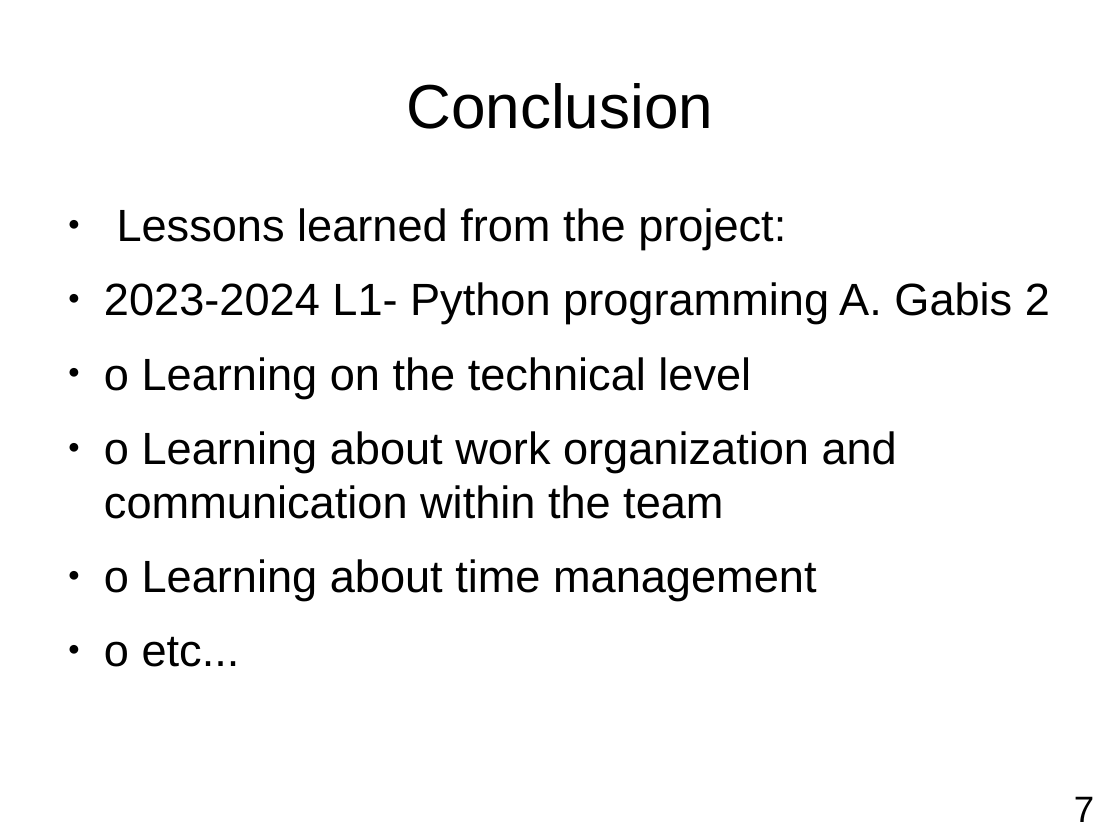
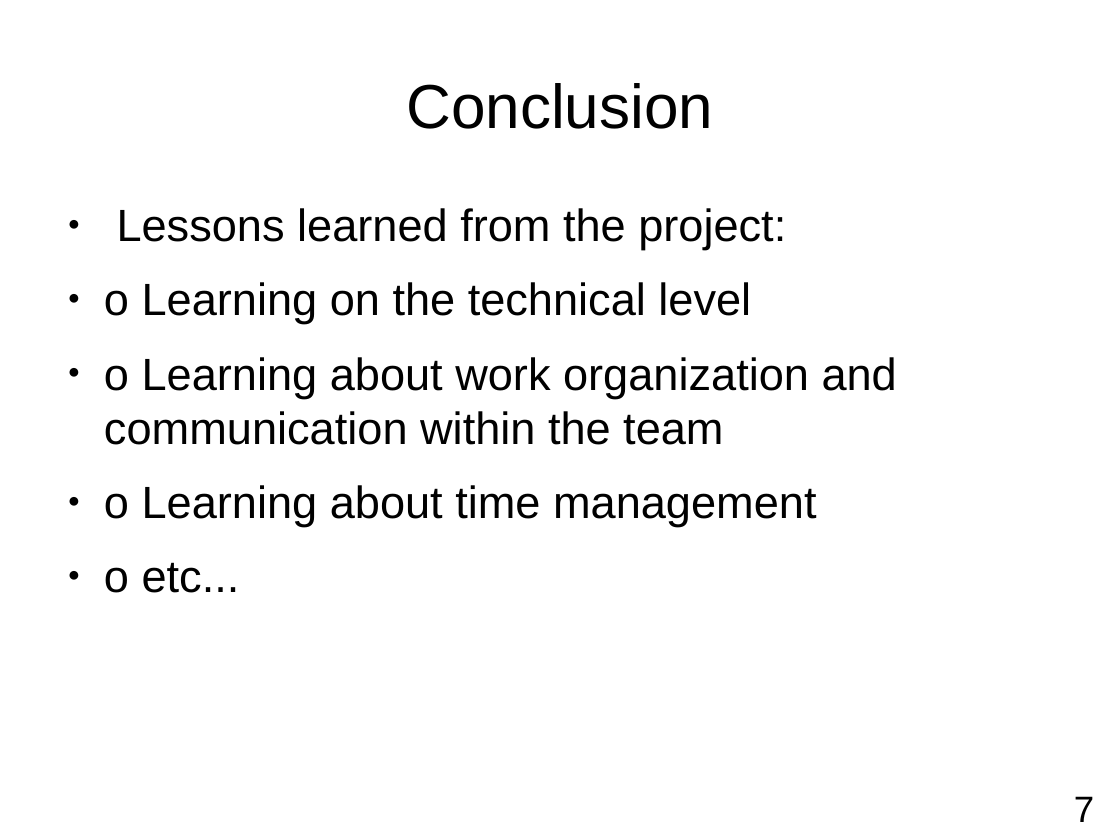
Before and after one commit to Miner205/pychatbot-DONNAT-LEMONT-int1, a slide deck: slide 7 of The report.odp. Drawn at 1120x840 pixels with LibreOffice and Linux fonts; fonts in the diff are those of the drawing. Boxes give left, top, right and bottom in pixels: in the first picture for what was removed or moved away, otherwise in the second. Text is boxed around its words. In the diff, an @@ line names an element or a change of style, - is before the commit and + after.

```diff
--- a/The report.odp
+++ b/The report.odp
@@ text at bbox=[104, 282, 1050, 324]: paragraph removed @@
-● 2023-2024 L1- Python programming A. Gabis 2
```
Also in this commit, not shown: 1 other slide changed, 4 other files.
